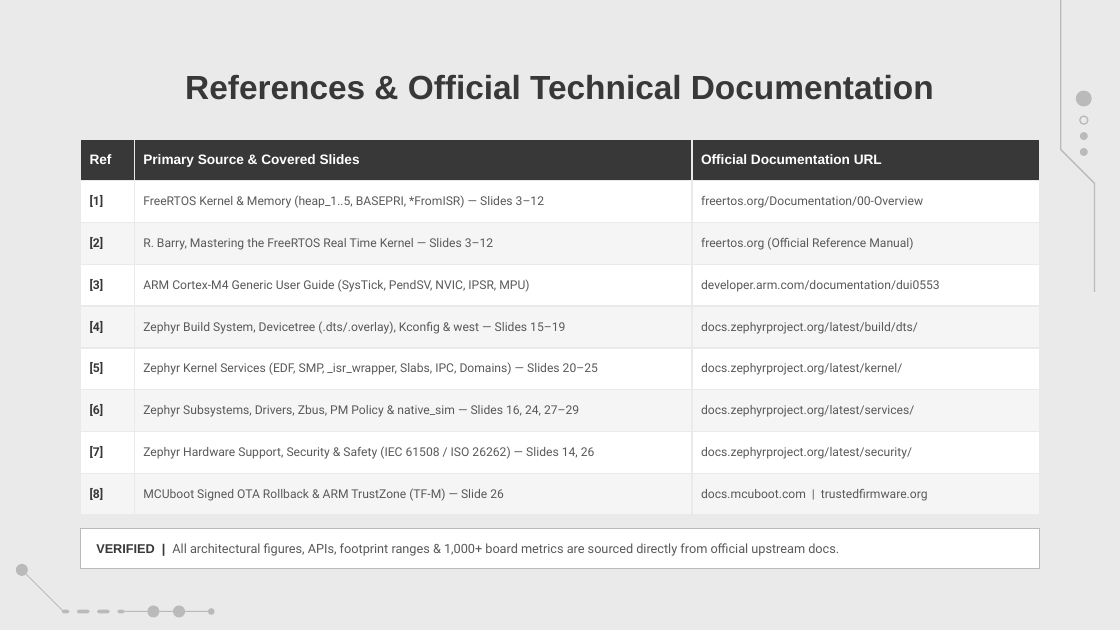
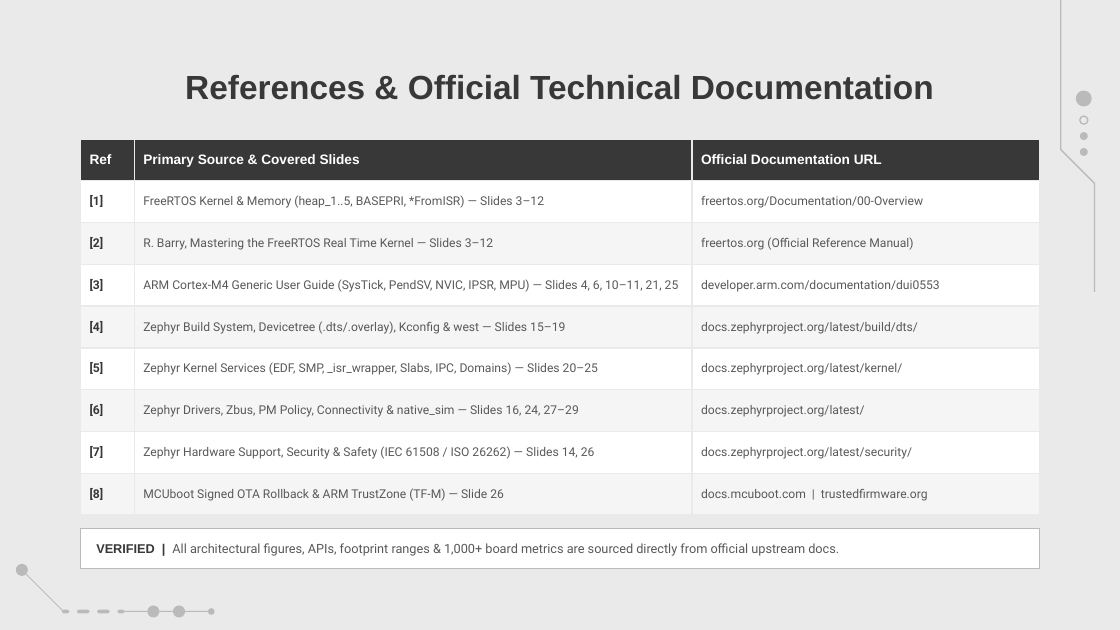
Before and after one commit to amrsaeedcse/zephyr-vs-freertos-presentation, a slide deck: slide 33 of Zephyr_RTOS_vs_FreeRTOS.pptx. Drawn at 1120x630 pixels with LibreOffice and Linux fonts; fonts in the diff are those of the drawing; background and template pictures are left out. Boxes give left, top, right and bottom in pixels: in the first picture for what was removed or moved away, otherwise in the second. Text is boxed around its words. In the diff, an @@ line names an element or a change of style, - is before the commit and + after.

```diff
--- a/Zephyr_RTOS_vs_FreeRTOS.pptx
+++ b/Zephyr_RTOS_vs_FreeRTOS.pptx
@@ table at (81,139,1039,515) @@
-row 4, column 2: ARM Cortex-M4 Generic User Guide (SysTick, PendSV, NVIC, IPSR, MPU)
+row 4, column 2: ARM Cortex-M4 Generic User Guide (SysTick, PendSV, NVIC, IPSR, MPU) — Slides 4, 6, 10–11, 21, 25
-row 7, column 2: Zephyr Subsystems, Drivers, Zbus, PM Policy & native_sim — Slides 16, 24, 27–29
+row 7, column 2: Zephyr Drivers, Zbus, PM Policy, Connectivity & native_sim — Slides 16, 24, 27–29
-row 7, column 3: docs.zephyrproject.org/latest/services/
+row 7, column 3: docs.zephyrproject.org/latest/
```
Also in this commit, not shown: 11 other slides changed, 2 other files.
